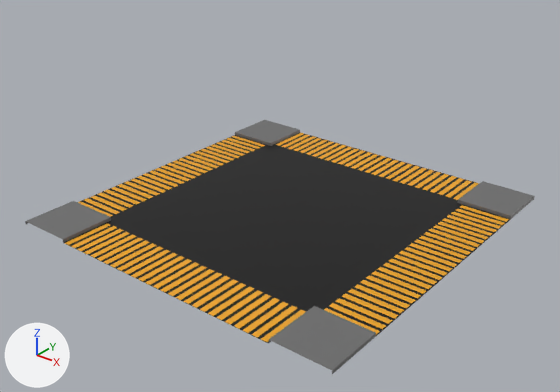
Two versions of the FBX model Assets/Models/Enviroment/RoadIntersection.fbx, one commit apart.
The view is the same before and after, from a 50 mm camera at (14.12, -12.06, 11.66) aimed at (0.35, 5.15, 0.99). The lights are fixed; the arrows at lower left show +X, +Y and +Z. Where no turn or scale is listed for an object, it has been applied to the vertices.

Names of what the first picture shows: 'Intersect'.
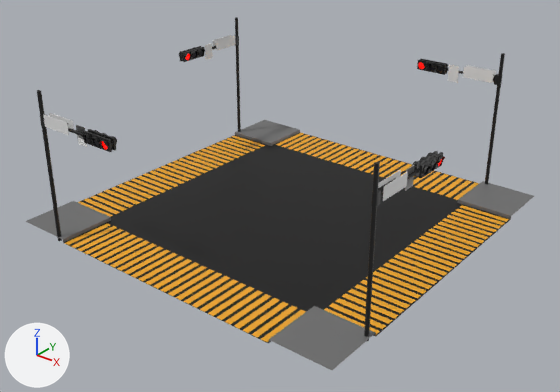
Where the newer file only moved an object's origin or applied its transform, the numbers keep the older frame.

What differs and where, as boxes (x1, y1, x2, y2) in the pictures (560 x 392 px):
'Intersect', reshaped: before (25, 120, 535, 374); after (26, 120, 534, 370)
'Cube.004', added: after (364, 151, 445, 342)
    faces in mat_metal (black #181818): (364, 151, 445, 342)
    faces in mat_sign (white #e7e7e7): (378, 165, 415, 201)
'Cube.003', added: after (37, 90, 117, 241)
    faces in mat_metal (black #181818): (37, 90, 117, 241)
    faces in mat_sign (white #e7e7e7): (43, 113, 87, 147)
'Cube.002', added: after (417, 53, 505, 184)
    faces in mat_metal (black #181818): (417, 53, 505, 184)
    faces in mat_sign (white #e7e7e7): (447, 65, 496, 83)
'Cube.001', added: after (179, 17, 241, 132)
    faces in mat_metal (black #181818): (179, 17, 241, 132)
    faces in mat_sign (white #e7e7e7): (205, 35, 235, 60)
part 1 of me_plane_010, deleted: before (332, 333, 376, 374)
part 2 of me_plane_010, deleted: before (511, 196, 535, 219)

What the commit changed:
Material 'Metal' (mat_metal) is new.
Its base color is (0.00902, 0.00902, 0.00902) (black #181818).
Material 'Sign' (mat_sign) is new.
Its base color is (0.8, 0.8, 0.8) (white #e7e7e7).
Material 'RedLight' (mat_redlight) is new.
Its base color is (1.0, 0.00267, 0.0) (red #ff0900).
Its roughness is 0.0.
Its emission color is (1.0, 0.00176, 0.0) (red #ff0600).
Its emission strength is 1.0.
Material 'Light OFf' (mat_light_off) is new.
Its base color is (0.00652, 0.00645, 0.0111) (black #13131b).
Its roughness is 0.0.
me_plane_010 has 484 vertices, 129 faces and spans x -6.0..6.74, y 0.03..11.98, z 0.0..0.12.
me_plane_010 is used by ob_intersect; location (0.0, 0.0, 0.0).
Verts and faces of me_plane_010; kept vertices keep their numbers, new ones are numbered from 484.
Before the commit, vertices of me_plane_010: 4 (6.0, 0.03, 0.0) at pixel (331, 374), 9 (6.0, 0.03, 0.12) at pixel (332, 370), 22 (6.0, 1.93, 0.0) at pixel (375, 336), 26 (6.0, 1.93, 0.12) at pixel (375, 332).
Before the commit, vertices of me_plane_010: 5 (6.0, 11.98, 0.0) at pixel (534, 199), 10 (6.0, 11.98, 0.12) at pixel (534, 195), 23 (6.0, 10.08, 0.0) at pixel (511, 219), 27 (6.0, 10.08, 0.12) at pixel (511, 215).
Part 1, on me_plane_010:
Vertices deleted: 4 (with the faces that use them).
Part 2, on me_plane_010:
Vertices deleted: 5 (with the faces that use them).
Mesh me_cube_003 is new.
It has 929 vertices, 909 faces and spans x 5.68..6.09, y -4.36..-1.27, z -0.04..4.77.
Faces by material slot: [885, 2, 4, 18].
It uses material mat_metal (black #181818).
It uses material mat_redlight (red #ff0900).
It uses material mat_light_off (black #13131b).
It uses material mat_sign (white #e7e7e7).
Mesh me_cube_002 is new.
It has 929 vertices, 909 faces and spans x 1.27..4.36, y 5.68..6.09, z -0.04..4.77.
Faces by material slot: [885, 2, 4, 18].
It uses material mat_metal (black #181818).
It uses material mat_redlight (red #ff0900).
It uses material mat_light_off (black #13131b).
It uses material mat_sign (white #e7e7e7).
Mesh me_cube_001 is new.
It has 929 vertices, 909 faces and spans x -6.09..-5.68, y 1.27..4.36, z -0.04..4.77.
Faces by material slot: [885, 2, 4, 18].
It uses material mat_metal (black #181818).
It uses material mat_redlight (red #ff0900).
It uses material mat_light_off (black #13131b).
It uses material mat_sign (white #e7e7e7).
Mesh me_cube_004 is new.
It has 929 vertices, 909 faces and spans x -4.36..-1.27, y -6.09..-5.68, z -0.04..4.77.
Faces by material slot: [885, 2, 4, 18].
It uses material mat_metal (black #181818).
It uses material mat_redlight (red #ff0900).
It uses material mat_light_off (black #13131b).
It uses material mat_sign (white #e7e7e7).
Object 'Cube.004' (ob_cube_004) is new; it shows me_cube_003.
Its location is (-0.01, 5.99, 0.01).
Object 'Cube.002' (ob_cube_002) is new; it shows me_cube_002.
Its location is (-0.01, 5.99, 0.01).
Object 'Cube.001' (ob_cube_001) is new; it shows me_cube_001.
Its location is (-0.01, 5.99, 0.01).
Object 'Cube.003' (ob_cube_003) is new; it shows me_cube_004.
Its location is (-0.01, 5.99, 0.01).
